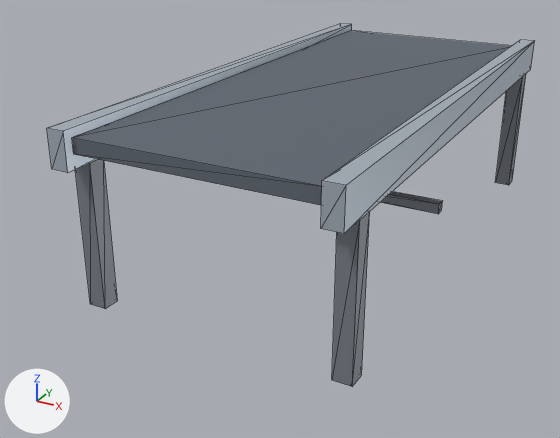
What one commit did to the glTF model public/samples/belt_conveyor.glb.
Rendered twice from a 50 mm camera at (0.919, -2.044, 1.024) aimed at (-0.121, -0.153, 0.078). The axes (+X, +Y, +Z) are drawn at lower left. The lights are the same throughout. The picture after the commit comes second. Mesh edges are drawn as thin lines. Where no turn or scale is listed for an object, it has been applied to the vertices. Vertices at exactly the same position are counted once.

In view in the first picture: 'Belt', 'Cross_Mid', 'Frame_L', 'Frame_R', 'Leg_BR', 'Leg_FL', 'Leg_FR'.
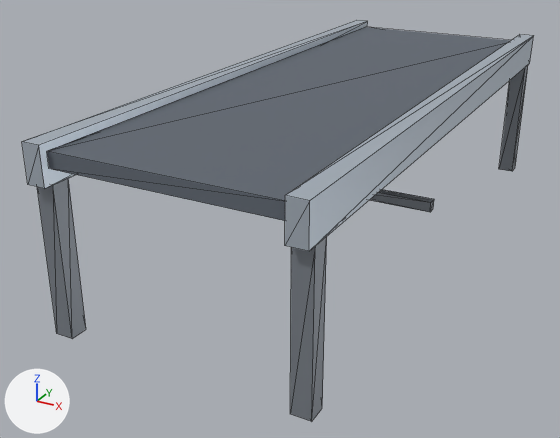
Edits to the bpy script that builds the scene:
```text
Change me_frame_l:
    used by ob_frame_l; location = (-0.35, 0.0, 0.45)
    remove me_frame_l.from_pydata(...)  # 8 vertices, 12 faces; spans x -0.03..0.03, y -0.8..0.8, z -0.05..0.05
    add me_frame_l.from_pydata(...)  # 8 vertices, 12 faces; spans x -0.03..0.03, y -0.9..0.9, z -0.05..0.05
    me_frame_l part 1: the whole mesh is scaled about its middle by (1, 1.12, 1)
Change me_frame_r:
    used by ob_frame_r; location = (0.35, 0.0, 0.45)
    remove me_frame_r.from_pydata(...)  # 8 vertices, 12 faces; spans x -0.03..0.03, y -0.8..0.8, z -0.05..0.05
    add me_frame_r.from_pydata(...)  # 8 vertices, 12 faces; spans x -0.03..0.03, y -0.9..0.9, z -0.05..0.05
    me_frame_r part 2: the whole mesh is scaled about its middle by (1, 1.12, 1)
Change me_belt:
    used by ob_belt; location = (0.0, 0.0, 0.46)
    remove me_belt.from_pydata(...)  # 8 vertices, 12 faces; spans x -0.32..0.32, y -0.78..0.78, z -0.02..0.02
    add me_belt.from_pydata(...)  # 8 vertices, 12 faces; spans x -0.3..0.3, y -0.88..0.88, z -0.02..0.02
    me_belt part 3: the whole mesh is scaled about its middle by (0.938, 1.13, 1)
Change me_cross_mid:
    used by ob_cross_mid; location = (0.0, 0.0, 0.15)
    remove me_cross_mid.from_pydata(...)  # 8 vertices, 12 faces; spans x -0.325..0.325, y -0.015..0.015, z -0.015..0.015
    add me_cross_mid.from_pydata(...)  # 8 vertices, 12 faces; spans x -0.3..0.3, y -0.015..0.015, z -0.015..0.015
    me_cross_mid part 4: the whole mesh is scaled about its middle by (0.923, 1, 1)
Change ob_frame_l:
    ob_frame_l.location: (-0.35, 0.0, 0.45) -> (-0.325, 0.0, 0.45)
Change ob_frame_r:
    ob_frame_r.location: (0.35, 0.0, 0.45) -> (0.325, 0.0, 0.45)
Change ob_leg_fl:
    ob_leg_fl.location: (-0.35, -0.7, 0.2) -> (-0.325, -0.85, 0.2)
Change ob_leg_fr:
    ob_leg_fr.location: (0.35, -0.7, 0.2) -> (0.325, -0.85, 0.2)
Change ob_leg_br:
    ob_leg_br.location: (0.35, 0.7, 0.2) -> (0.325, 0.85, 0.2)
```

Pixel boxes (x1, y1, x2, y2) of what changed, in the pictures (560 x 438 px):
'Belt', rescaled (11% taller): before (72, 31, 510, 205); after (47, 27, 511, 221)
'Frame_R', rescaled (16% wider, 11% taller): before (321, 40, 534, 234); after (285, 35, 533, 251)
'Leg_FR', moved: before (332, 212, 370, 387); after (290, 236, 327, 421)
'Leg_FL', moved: before (75, 160, 118, 309); after (37, 178, 86, 339)
'Frame_L', rescaled (13% wider, 13% taller): before (47, 23, 352, 173); after (22, 20, 368, 189)
'Leg_BR', moved: before (495, 74, 526, 185); after (499, 65, 528, 171)
'Cross_Mid', rescaled: before (380, 192, 442, 214); after (370, 190, 434, 212)
